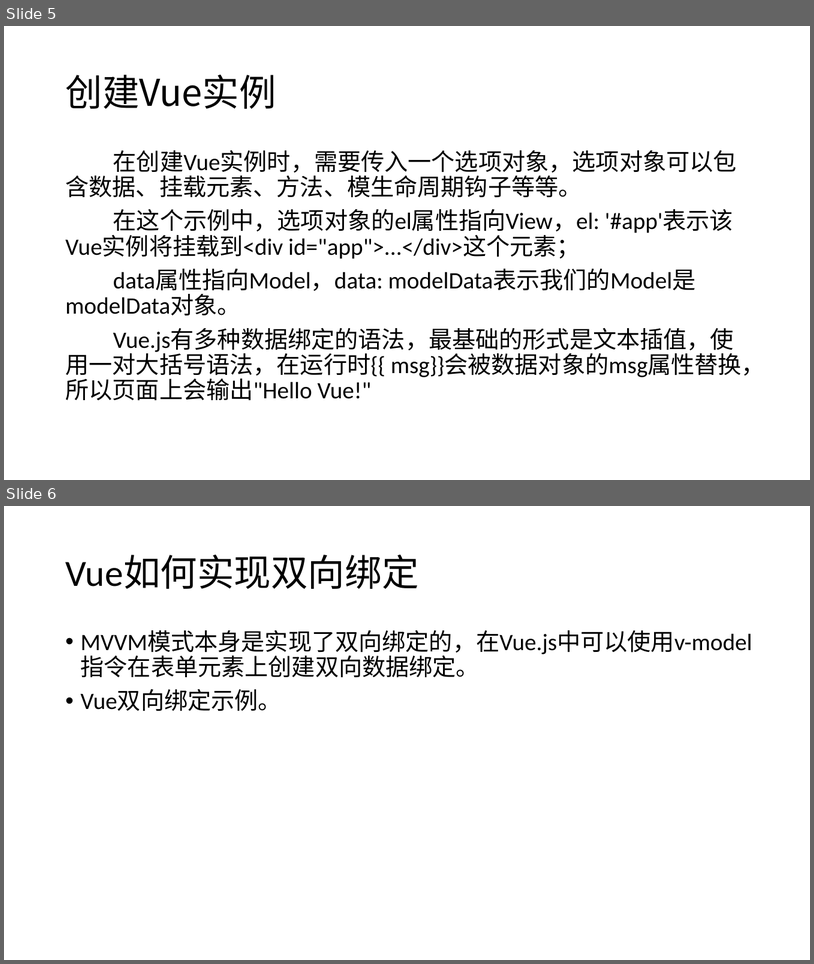
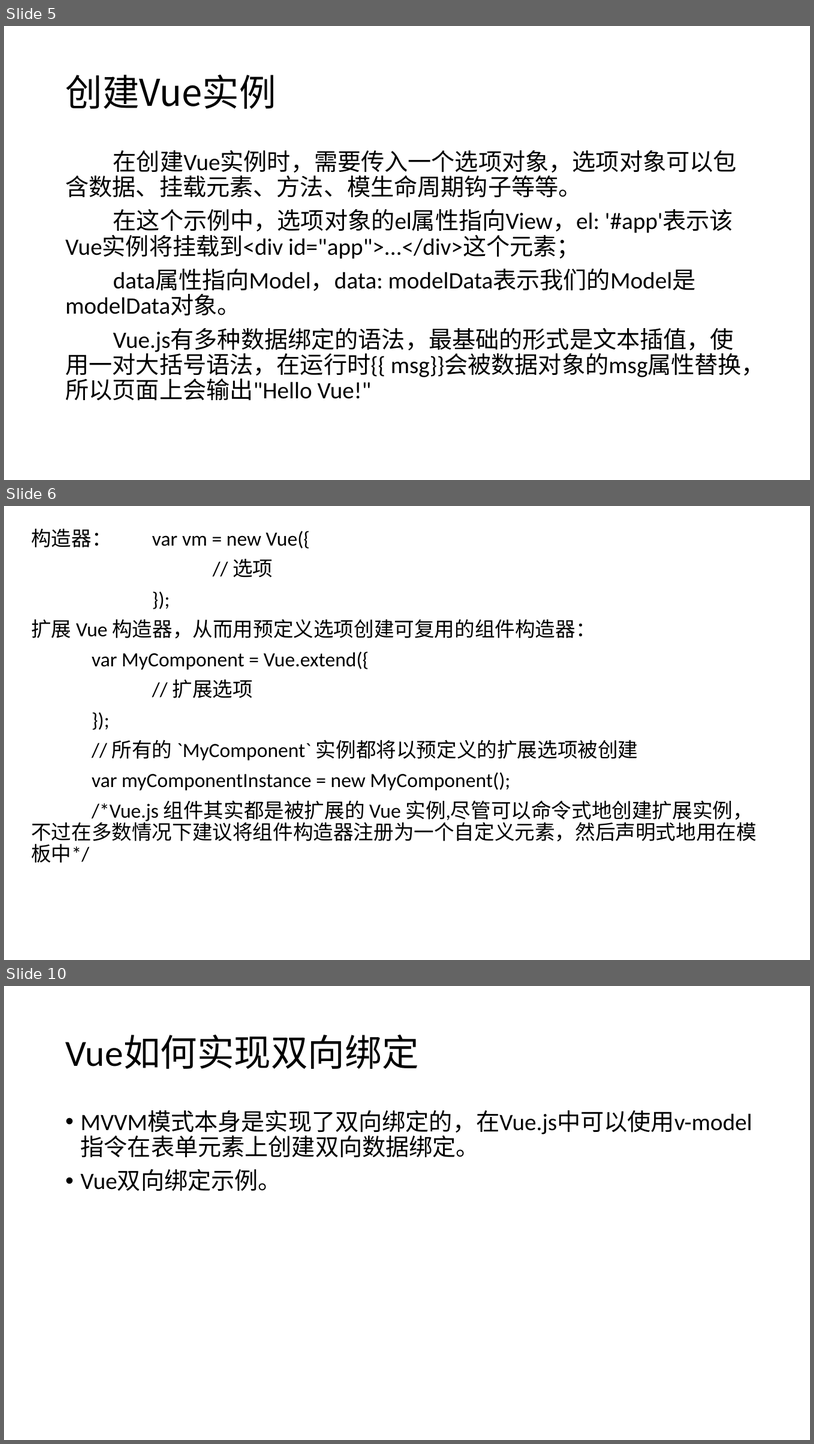
Before and after one commit to YSMJ1994/study, a slide deck: study_Vue/学习Vue.pptx. Shown one above the other, each under a label of ours: slides 5 and 6 before the commit, slides 5, 6 and 10 after it; the slides between them are not shown. The pictures are 814x964 and 814x1444 pixels, drawn with LibreOffice and Linux fonts; fonts in the diff are those of the drawing. Boxes give left, top, right and bottom in pixels: in the first picture for what was removed or moved away, otherwise in the second. Text is boxed around its words. In the diff, an @@ line names an element or a change of style, - is before the commit and + after.

```diff
--- a/study_Vue/学习Vue.pptx
+++ b/study_Vue/学习Vue.pptx
@@ slide 6 added at [4, 506, 810, 960], background #FFFFFF @@
@@ text added at [31, 528, 757, 862], 24 pt, text #000000 @@
+构造器： var vm = new Vue({
+// 选项
+});
+扩展 Vue 构造器，从而用预定义选项创建可复用的组件构造器：
+var MyComponent = Vue.extend({
+// 扩展选项
+});
+// 所有的 `MyComponent` 实例都将以预定义的扩展选项被创建
+var myComponentInstance = new MyComponent();
+/*Vue.js 组件其实都是被扩展的 Vue 实例,尽管可以命令式地创建扩展实例，不过在多数情况下建议将组件构造器注册为一个自定义元素，然后声明式地用在模板中*/
@@ what was slide 6 is now slide 10 @@
```
Also in this commit, not shown: 2 slides changed, 13 other slides added, 9 other files.
